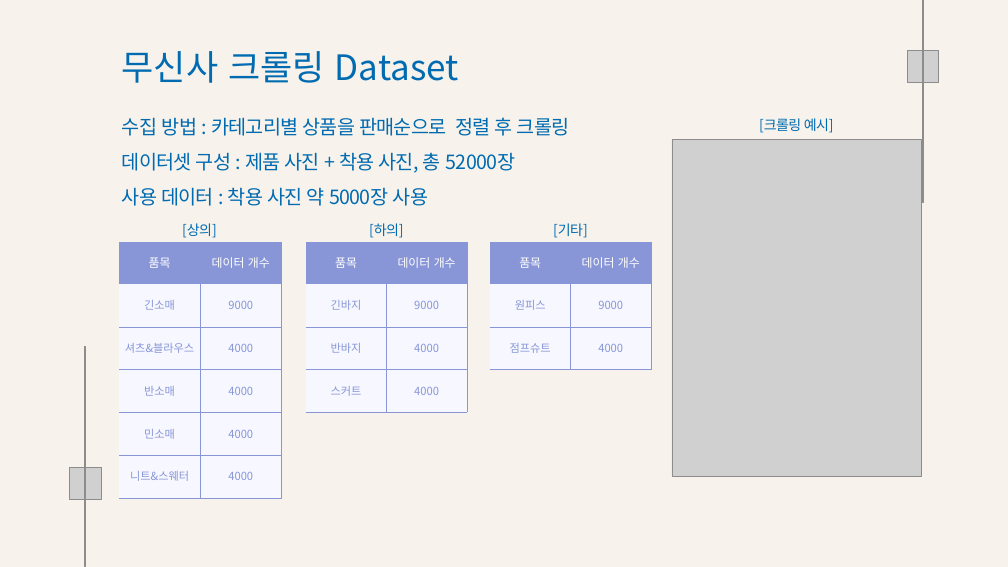
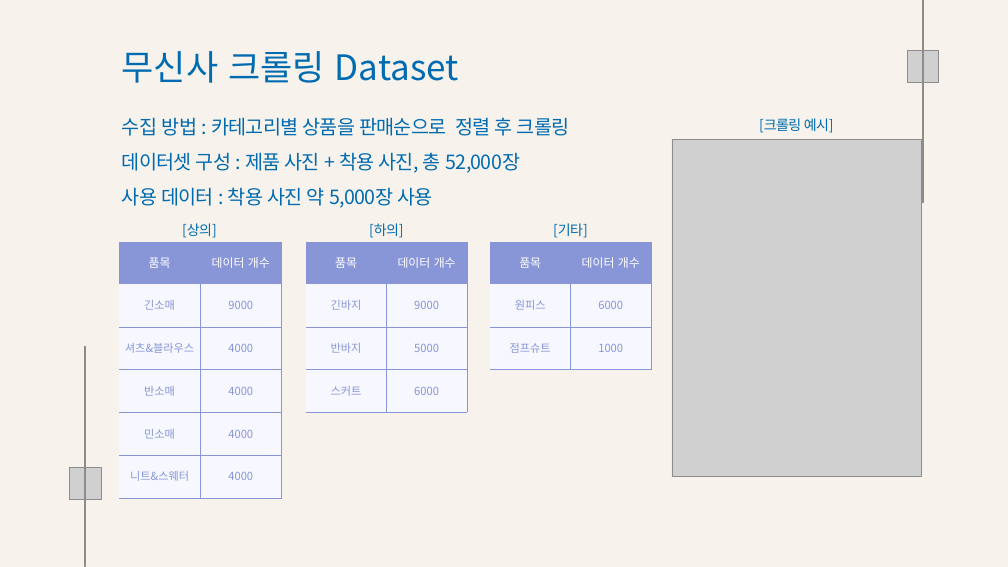
Before and after one commit to Playdata-G-DA35/DA35-final-team2-Item_Classification_RPA, a slide deck: slide 8 of documents/Clothes Detection 모델 결과 보고서.pptx. Drawn at 1008x567 pixels with LibreOffice and Linux fonts; fonts in the diff are those of the drawing; grey boxes stand for pictures; background and template pictures are left out. Boxes give left, top, right and bottom in pixels: in the first picture for what was removed or moved away, otherwise in the second. Text is boxed around its words. In the diff, an @@ line names an element or a change of style, - is before the commit and + after.

```diff
--- a/documents/Clothes Detection 모델 결과 보고서.pptx
+++ b/documents/Clothes Detection 모델 결과 보고서.pptx
@@ text at (122, 152, 520, 208): text changed @@
-데이터셋 구성 : 제품 사진 + 착용 사진, 총 52000장
-사용 데이터 : 착용 사진 약 5000장 사용
+데이터셋 구성 : 제품 사진 + 착용 사진, 총 52,000장
+사용 데이터 : 착용 사진 약 5,000장 사용
@@ table at (306, 241, 467, 412) @@
-row 3, column 2: 4000
+row 3, column 2: 5000
-row 4, column 2: 4000
+row 4, column 2: 6000
@@ table at (490, 241, 651, 369) @@
-row 2, column 2: 9000
+row 2, column 2: 6000
-row 3, column 2: 4000
+row 3, column 2: 1000
```
Also in this commit, not shown: 17 other slides changed, 1 slide removed, 7 other files.
